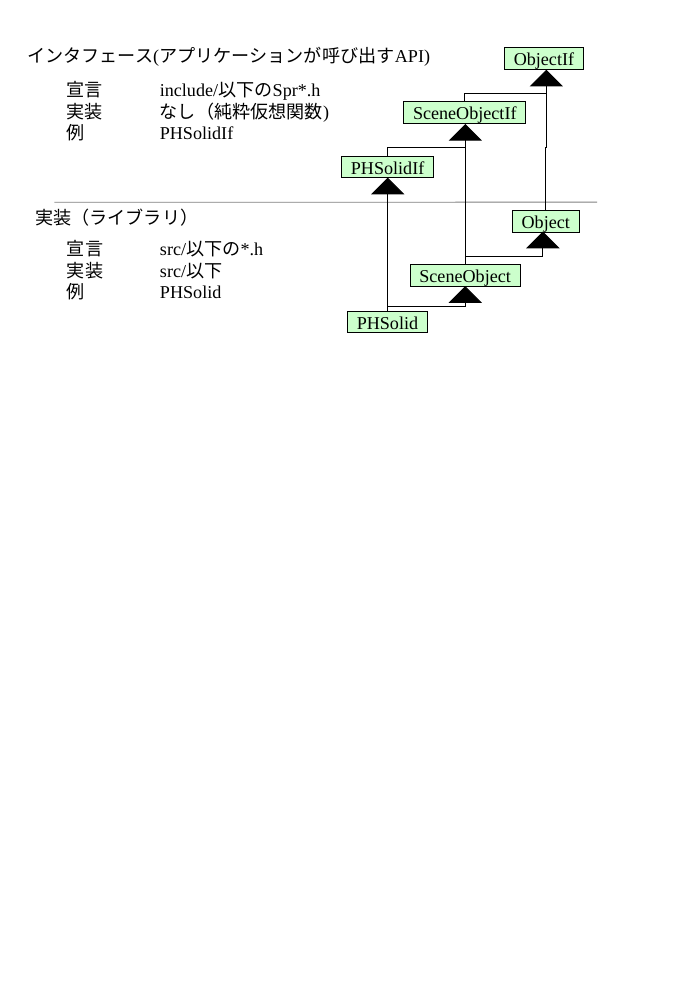
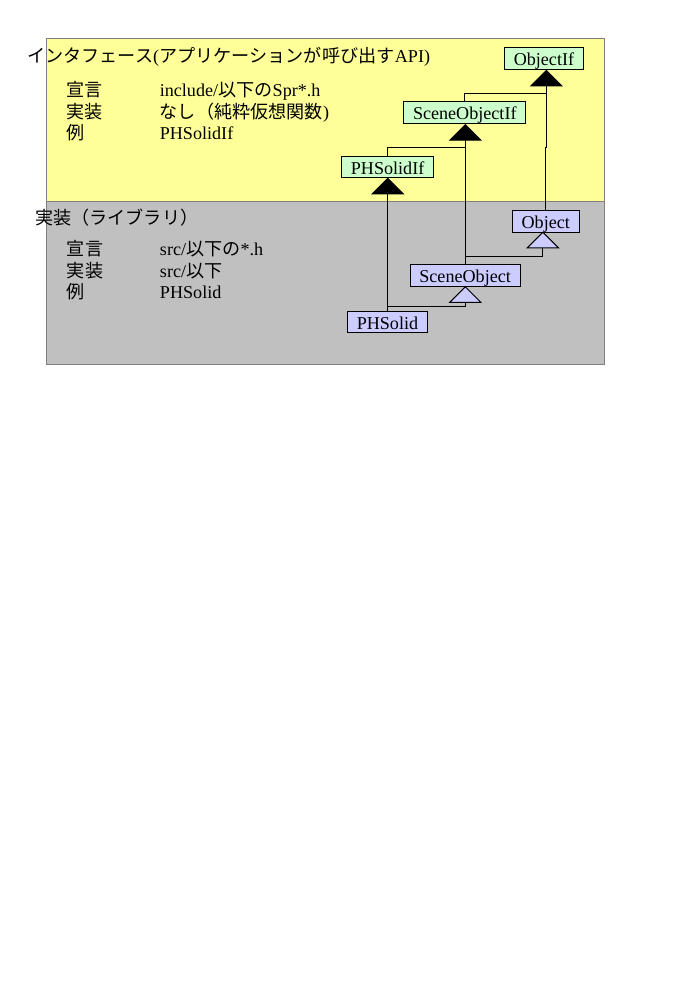
Before and after one commit to Springhead/Springhead, a slide deck: slide 4 of include/docsrc/01UsersGuide/fig.ppt. Drawn at 698x1008 pixels with LibreOffice and Linux fonts; fonts in the diff are those of the drawing. Boxes give left, top, right and bottom in pixels: in the first picture for what was removed or moved away, otherwise in the second. Text is boxed around its words. In the diff, an @@ line names an element or a change of style, - is before the commit and + after.

```diff
--- a/include/docsrc/01UsersGuide/fig.ppt
+++ b/include/docsrc/01UsersGuide/fig.ppt
@@ rectangle added at box(47, 39, 605, 202), fill #FFFF99, outline #808080 0.74 pt @@
@@ rectangle added at box(47, 202, 605, 365), fill #C0C0C0, outline #808080 0.74 pt @@
@@ line removed from (597, 202) to (54, 202) @@
@@ triangle at box(528, 233, 558, 248): fill #000000 to #CCCCFF @@
@@ fill #CCFFCC to #CCCCFF in 3 elements at box(347, 311, 427, 332), box(513, 210, 580, 232), box(410, 264, 520, 286) @@
@@ triangle at box(450, 287, 480, 302): fill #000000 to #CCCCFF @@
```
Also in this commit, not shown: 1 other slide changed.
